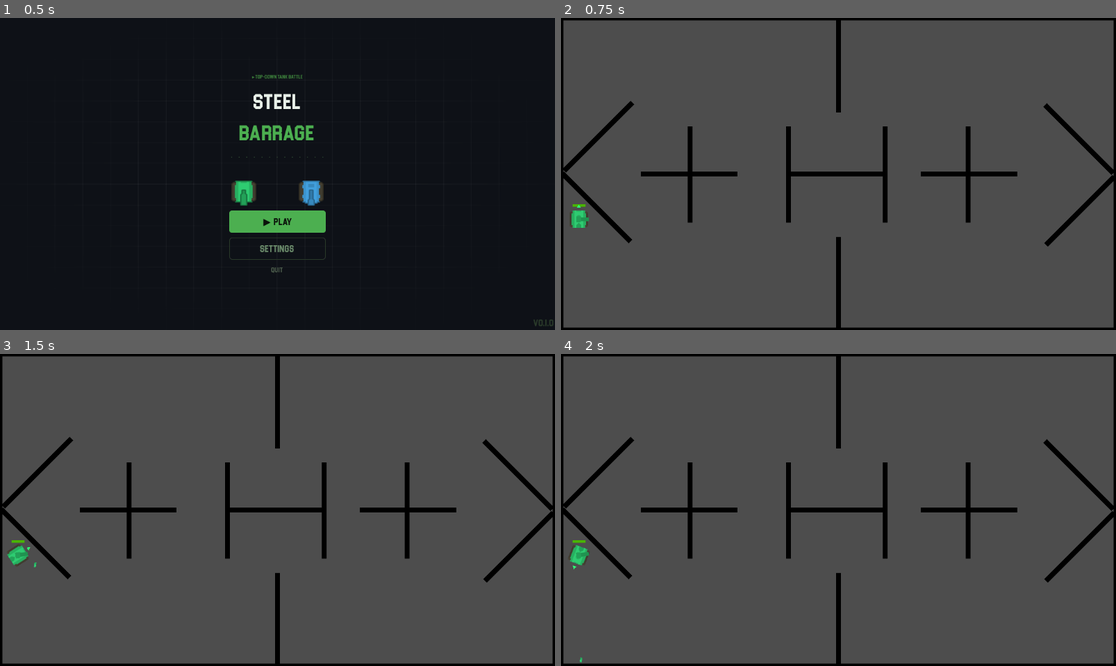
Above: before the commit, frames 1-4 (two rows, left to right).
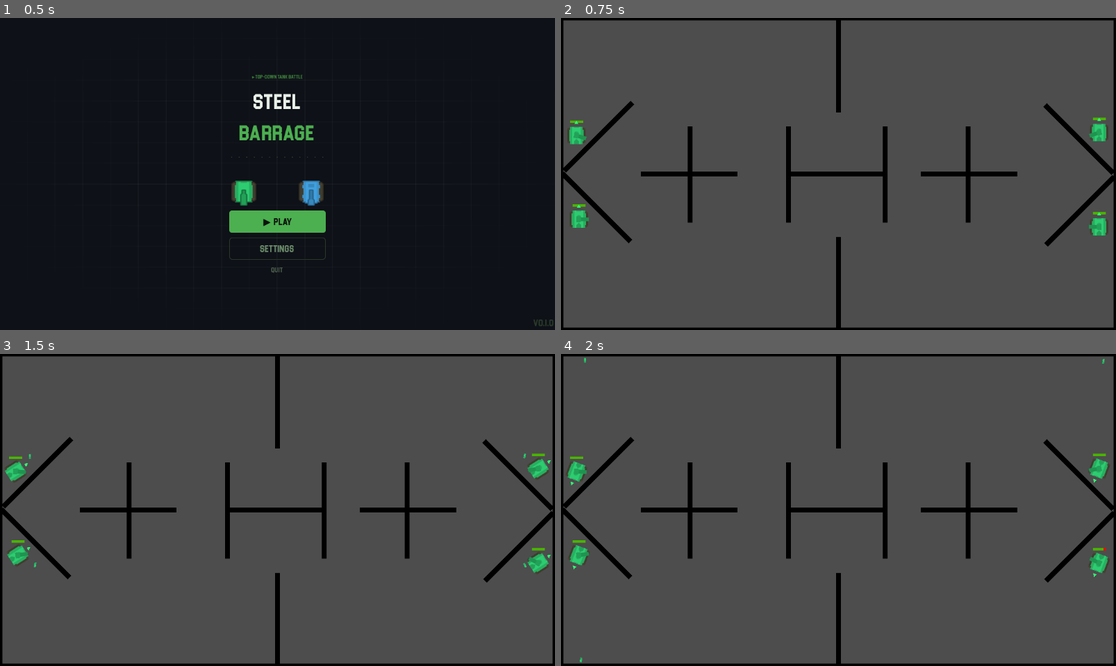
Above: after the commit, the same moments.

Repository: Koala118th/Tank-AWS
Game: Godot game, scene res://Interfaces/Main Menu/main_menu.tscn
The game is run twice, just before and just after one commit, with the same random seed, the same clock (stepped at 60 frames per second) and the same inputs.
Inputs (mouse positions are in pixels of both pictures, inside the frame that each line leads up to):
- Up to frame 1 (0.5 s): no input
- Up to frame 2 (0.75 s): click "▶ PLAY" at 0.5 s
- Up to frame 3 (1.5 s): tap Enter at 1.25 s; move the mouse to (399, 494) at 1.27 s; hold D (turn_right) from 1.28 s (still down); click (399, 494) at 1.35 s
- Up to frame 4 (2 s): keep holding D (turn_right)

Frame 1 is identical in both runs. In frame 2, 0.6% of the frame differs, in the area x 1-99%, y 31-70%; in frame 3, 0.6%, in the area x 0-100%, y 31-71%; in frame 4, 0.6%.

Commit message:
Added game over screen and logic.
Added game over screen and a logic to restart the match after a few seconds or quit to menu. Added placeholder text to show the scoreboard (will be replaced by multiplayer logic later).

Diff:
--- /dev/null
+++ b/Interfaces/Game Over/game_over_menu.gd
@@ -0,0 +1,79 @@
+extends CanvasLayer
+
+@export var tank_spawner: Node2D
+
+# placeholder data — replace with real multiplayer data later
+var placeholder_scores = [
+	{"name": "VK_Tiger88", "wins": 5, "kills": 12, "is_you": true},
+	{"name": "SteelWolf",  "wins": 3, "kills": 9,  "is_you": false},
+	{"name": "T34_Ghost",  "wins": 2, "kills": 7,  "is_you": false},
+	{"name": "IronBarrel", "wins": 1, "kills": 4,  "is_you": false},
+]
+
+var countdown_time := 8
+var countdown_timer: Timer
+var score_row_scene = preload("res://Interfaces/Game Over/score_row.tscn")
+
+@onready var winner_badge   = $Control/VBoxContainer/WinnerBadge
+@onready var score_container = $Control/VBoxContainer/ScoreContainer
+@onready var status_label   = $Control/VBoxContainer/NextStatus/StatusLabel
+@onready var countdown_label = $Control/VBoxContainer/NextStatus/CountdownLabel
+@onready var match_counter  = $Control/MatchCounter
+@onready var quit_button    = $Control/VBoxContainer/QuitButton
+
+func _ready():
+	hide()
+	quit_button.pressed.connect(_on_quit_pressed)
+	_setup_countdown_timer()
+
+func show_screen(scores: Array, match_number: int):
+	scores.sort_custom(func(a, b): return a["wins"] > b["wins"])
+	winner_badge.text = "🏆  " + scores[0]["name"] + " wins the round"
+	match_counter.text = "Match #" + str(match_number)
+	_populate_scores(scores)
+	show()
+	_start_countdown()
+
+func _populate_scores(scores: Array):
+	for child in score_container.get_children():
+		child.queue_free()
+
+	for i in scores.size():
+		var row = score_row_scene.instantiate()
+		score_container.add_child(row)
+		row.setup(i + 1, scores[i]["name"], scores[i]["wins"], scores[i]["kills"], scores[i]["is_you"])
+
+func _setup_countdown_timer():
+	countdown_timer = Timer.new()
+	countdown_timer.wait_time = 1.0
+	countdown_timer.timeout.connect(_on_countdown_tick)
+	add_child(countdown_timer)
+
+func _start_countdown():
+	countdown_time = 8
+	countdown_label.text = "08"
+	status_label.text = "Generating next map"
+	countdown_timer.start()
+
+func _on_countdown_tick():
+	countdown_time -= 1
+	countdown_label.text = str(countdown_time).pad_zeros(2)
+
+	if countdown_time <= 3:
+		status_label.text = "Starting match..."
+
+	if countdown_time <= 0:
+		countdown_timer.stop()
+		_load_next_match()
+
+func _load_next_match():
+	hide()
+	if tank_spawner != null:
+		tank_spawner.start_next_match()
+	else:
+		get_tree().reload_current_scene()
+
+func _on_quit_pressed():
+	countdown_timer.stop()
+	# TODO: replace with NetworkManager.go_to_menu() when multiplayer is ready
+	get_tree().change_scene_to_file("res://Interfaces/Main Menu/main_menu.tscn")
--- /dev/null
+++ b/Interfaces/Game Over/game_over_menu.tscn
@@ -0,0 +1,146 @@
+[gd_scene format=3 uid="uid://dp6oajpitk3l8"]
+
+[ext_resource type="Script" uid="uid://dsdg70t3gpou8" path="res://Interfaces/Game Over/game_over_menu.gd" id="1_abqp5"]
+[ext_resource type="PackedScene" uid="uid://cq645uq4m1l1t" path="res://Interfaces/Game Over/score_row.tscn" id="1_vu3iv"]
+[ext_resource type="Script" uid="uid://o813xeayc0hu" path="res://Interfaces/Game Over/status_dot.gd" id="2_w35h0"]
+
+[sub_resource type="StyleBoxFlat" id="StyleBoxFlat_18kyr"]
+content_margin_left = 16.0
+content_margin_top = 6.0
+content_margin_right = 16.0
+content_margin_bottom = 6.0
+bg_color = Color(0.05490196, 0.06666667, 0.09019608, 0.19607843)
+border_width_left = 1
+border_width_top = 1
+border_width_right = 1
+border_width_bottom = 1
+border_color = Color(0.16470589, 0.22745098, 0.16470589, 1)
+corner_radius_top_left = 3
+corner_radius_top_right = 3
+corner_radius_bottom_right = 3
+corner_radius_bottom_left = 3
+
+[node name="GameOverMenu" type="CanvasLayer" unique_id=1132579724]
+script = ExtResource("1_abqp5")
+
+[node name="Control" type="Control" parent="." unique_id=695321950]
+layout_mode = 3
+anchors_preset = 15
+anchor_right = 1.0
+anchor_bottom = 1.0
+grow_horizontal = 2
+grow_vertical = 2
+mouse_filter = 2
+
+[node name="Background" type="ColorRect" parent="Control" unique_id=1718044187]
+layout_mode = 1
+anchors_preset = 15
+anchor_right = 1.0
+anchor_bottom = 1.0
+grow_horizontal = 2
+grow_vertical = 2
+mouse_filter = 2
+color = Color(0.05490196, 0.06666667, 0.09019608, 1)
+
+[node name="VBoxContainer" type="VBoxContainer" parent="Control" unique_id=1270576794]
+custom_minimum_size = Vector2(460, 0)
+layout_mode = 1
+anchors_preset = 8
+anchor_left = 0.5
+anchor_top = 0.5
+anchor_right = 0.5
+anchor_bottom = 0.5
+offset_left = -5.0
+offset_top = -48.5
+offset_right = 5.0
+offset_bottom = 48.5
+grow_horizontal = 2
+grow_vertical = 2
+theme_override_constants/separation = 16
+alignment = 1
+
+[node name="MatchLabel" type="Label" parent="Control/VBoxContainer" unique_id=1258461375]
+layout_mode = 2
+theme_override_colors/font_color = Color(0.22745098, 0.3529412, 0.22745098, 1)
+theme_override_font_sizes/font_size = 11
+text = "// ROUND COMPLETE"
+horizontal_alignment = 1
+
+[node name="RoundOverLabel" type="RichTextLabel" parent="Control/VBoxContainer" unique_id=397645580]
+layout_mode = 2
+theme_override_colors/default_color = Color(0.9098039, 0.9411765, 0.9098039, 1)
+theme_override_font_sizes/normal_font_size = 38
+bbcode_enabled = true
+text = "Round [color=#4caf50]Over[/color]"
+fit_content = true
+scroll_active = false
+horizontal_alignment = 1
+
+[node name="WinnerBadge" type="Label" parent="Control/VBoxContainer" unique_id=1594741312]
+layout_mode = 2
+theme_override_colors/font_color = Color(0.29803923, 0.6862745, 0.3137255, 1)
+theme_override_font_sizes/font_size = 12
+theme_override_styles/normal = SubResource("StyleBoxFlat_18kyr")
+text = "🏆  Player wins the round"
+horizontal_alignment = 1
+
+[node name="ScoreContainer" type="VBoxContainer" parent="Control/VBoxContainer" unique_id=369814914]
+layout_mode = 2
+theme_override_constants/separation = 6
+
+[node name="ScoreRow" parent="Control/VBoxContainer/ScoreContainer" unique_id=605151524 instance=ExtResource("1_vu3iv")]
+custom_minimum_size = Vector2(0, 40)
+layout_mode = 2
+theme_override_constants/separation = 8
+
+[node name="NextStatus" type="HBoxContainer" parent="Control/VBoxContainer" unique_id=1194519479]
+custom_minimum_size = Vector2(0, 40)
+layout_mode = 2
+theme_override_constants/separation = 10
+alignment = 1
+
+[node name="StatusDot" type="ColorRect" parent="Control/VBoxContainer/NextStatus" unique_id=1304242303]
+custom_minimum_size = Vector2(6, 6)
+layout_mode = 2
+color = Color(0.29803923, 0.6862745, 0.3137255, 1)
+script = ExtResource("2_w35h0")
+
+[node name="StatusLabel" type="Label" parent="Control/VBoxContainer/NextStatus" unique_id=2131561552]
+layout_mode = 2
+theme_override_colors/font_color = Color(0.29803923, 0.6862745, 0.3137255, 1)
+theme_override_font_sizes/font_size = 12
+text = "Generating next map"
+
+[node name="CountdownLabel" type="Label" parent="Control/VBoxContainer/NextStatus" unique_id=534592028]
+layout_mode = 2
+theme_override_colors/font_color = Color(0.22745098, 0.47843137, 0.22745098, 1)
+theme_override_font_sizes/font_size = 12
+text = "08"
+
+[node name="QuitButton" type="Button" parent="Control/VBoxContainer" unique_id=1020968764]
+custom_minimum_size = Vector2(0, 32)
+layout_mode = 2
+theme_override_colors/font_color = Color(0.2901961, 0.3529412, 0.2901961, 1)
+theme_override_colors/font_hover_color = Color(0.7882353, 0.47843137, 0.47843137, 1)
+theme_override_font_sizes/font_size = 12
+text = "QUIT TO MENU"
+flat = true
+
+[node name="MatchCounter" type="Label" parent="Control" unique_id=24397974]
+layout_mode = 1
+anchors_preset = 3
+anchor_left = 1.0
+anchor_top = 1.0
+anchor_right = 1.0
+anchor_bottom = 1.0
+offset_left = -89.0
+offset_top = -39.0
+offset_right = -16.0
+offset_bottom = -16.0
+grow_horizontal = 0
+grow_vertical = 0
+theme_override_colors/font_color = Color(0.16470589, 0.22745098, 0.16470589, 1)
+theme_override_font_sizes/font_size = 10
+text = "Match #1"
+horizontal_alignment = 2
+vertical_alignment = 2
--- /dev/null
+++ b/Interfaces/Game Over/score_row.gd
@@ -0,0 +1,19 @@
+extends HBoxContainer
+
+@onready var rank_label  = $RankLabel
+@onready var name_label  = $NameLabel
+@onready var wins_label  = $WinsLabel
+@onready var kills_label = $KillsLabel
+
+func setup(rank: int, player_name: String, wins: int, kills: int, is_you: bool):
+	rank_label.text  = "#" + str(rank)
+	wins_label.text  = str(wins)
+	kills_label.text = str(kills)
+
+	if is_you:
+		name_label.text = player_name + "  [YOU]"
+		name_label.add_theme_color_override("font_color", Color("#e8f0e8"))
+		rank_label.add_theme_color_override("font_color", Color("#4caf50"))
+		wins_label.add_theme_color_override("font_color", Color("#4caf50"))
+	else:
+		name_label.text = player_name
--- /dev/null
+++ b/Interfaces/Game Over/score_row.tscn
@@ -0,0 +1,33 @@
+[gd_scene format=3 uid="uid://cq645uq4m1l1t"]
+
+[ext_resource type="Script" uid="uid://lqoxyeuhpci" path="res://Interfaces/Game Over/score_row.gd" id="1_dag7n"]
+
+[node name="ScoreRow" type="HBoxContainer" unique_id=605151524]
+script = ExtResource("1_dag7n")
+
+[node name="RankLabel" type="Label" parent="." unique_id=1947400345]
+custom_minimum_size = Vector2(32, 0)
+layout_mode = 2
+theme_override_colors/font_color = Color(0.22745098, 0.3529412, 0.22745098, 1)
+theme_override_font_sizes/font_size = 13
+horizontal_alignment = 1
+
+[node name="NameLabel" type="Label" parent="." unique_id=1729117682]
+layout_mode = 2
+size_flags_horizontal = 3
+theme_override_colors/font_color = Color(0.627451, 0.7529412, 0.627451, 1)
+theme_override_font_sizes/font_size = 14
+
+[node name="WinsLabel" type="Label" parent="." unique_id=925012196]
+custom_minimum_size = Vector2(60, 0)
+layout_mode = 2
+theme_override_colors/font_color = Color(0.9098039, 0.9411765, 0.9098039, 1)
+theme_override_font_sizes/font_size = 15
+horizontal_alignment = 1
+
+[node name="KillsLabel" type="Label" parent="." unique_id=55584959]
+custom_minimum_size = Vector2(60, 0)
+layout_mode = 2
+theme_override_colors/font_color = Color(0.3529412, 0.47843137, 0.3529412, 1)
+theme_override_font_sizes/font_size = 13
+horizontal_alignment = 1
--- /dev/null
+++ b/Interfaces/Game Over/status_dot.gd
@@ -0,0 +1,3 @@
+extends ColorRect
+func _process(delta):
+	modulate.a = (sin(Time.get_ticks_msec() * 0.005) + 1) / 2
--- a/Levels/Maze 1/maze_1.tscn
+++ b/Levels/Maze 1/maze_1.tscn
@@ -3,11 +3,13 @@
 [ext_resource type="PackedScene" uid="uid://be8spxxqvxqt" path="res://Levels/maze.tscn" id="1_dnqw7"]
 [ext_resource type="PackedScene" uid="uid://b3as12v5nfntk" path="res://Objects/Wall/wall.tscn" id="2_4kn3y"]
 [ext_resource type="PackedScene" uid="uid://b70uwo6ja00qt" path="res://Entities/Tank/tank.tscn" id="3_8wn8b"]
+[ext_resource type="PackedScene" uid="uid://dp6oajpitk3l8" path="res://Interfaces/Game Over/game_over_menu.tscn" id="4_qssuq"]
 
 [node name="Maze" unique_id=1984496082 instance=ExtResource("1_dnqw7")]
 
-[node name="TankSpawner" parent="." index="0" unique_id=592079577]
+[node name="TankSpawner" parent="." index="0" unique_id=592079577 node_paths=PackedStringArray("game_over_screen")]
 tank_scene = ExtResource("3_8wn8b")
+game_over_screen = NodePath("../GameOverMenu")
 
 [node name="Wall5" parent="Map" parent_id_path=PackedInt32Array(1521102474) index="4" unique_id=2005327969 instance=ExtResource("2_4kn3y")]
 position = Vector2(-99, 0)
@@ -73,3 +75,6 @@
 
 [node name="Marker2D4" type="Marker2D" parent="TankSpawnLocations" parent_id_path=PackedInt32Array(123431645) index="3" unique_id=1976692284]
 position = Vector2(541, 110)
+
+[node name="GameOverMenu" parent="." index="3" unique_id=1132579724 node_paths=PackedStringArray("tank_spawner") instance=ExtResource("4_qssuq")]
+tank_spawner = NodePath("../TankSpawner")
--- a/Levels/tank_spawner.gd
+++ b/Levels/tank_spawner.gd
@@ -2,16 +2,72 @@
 
 var _tank_spawn_index: int = 0
 @export var tank_scene: PackedScene
+@export var game_over_screen: CanvasLayer
+
 @onready var _tank_spawn_locations: Node2D = $"../TankSpawnLocations"
 
+var match_number: int = 1
 
 func _ready():
 	spawn_tank()
-
+	spawn_tank()
+	spawn_tank()
+	spawn_tank()
 
 func spawn_tank():
 	var tank: Tank = tank_scene.instantiate()
 	var spawn_marker: Marker2D = _tank_spawn_locations.get_child(_tank_spawn_index)
 	tank.position = spawn_marker.position
 	_tank_spawn_index = (_tank_spawn_index + 1) % _tank_spawn_locations.get_child_count()
+
+	tank.tree_exited.connect(_on_tank_died)
+
 	add_child(tank)
+
+func get_tanks_alive() -> int:
+	var count = 0
+	for child in get_children():
+		if child is Tank:
+			count += 1
+	return count
+
+func _on_tank_died():
+	if not is_inside_tree():
+		return
+
+	await get_tree().process_frame
+
+	if not is_inside_tree():
+		return
+
+	var tanks_alive = get_tanks_alive()
+	print("Tanks remaining: ", tanks_alive)
+
+	if tanks_alive == 1:
+		_on_round_over()
+
+func _on_round_over():
+	for child in get_children():
+		if child is Tank:
+			print("Winner: ", child.name)
+			break
+
+	if game_over_screen != null:
+		game_over_screen.show_screen(game_over_screen.placeholder_scores, match_number)
+	else:
+		print("ERROR: game_over_screen not assigned in Inspector!")
+
+func start_next_match():
+	match_number += 1
+	_tank_spawn_index = 0
+
+	for child in get_children():
+		if child is Tank:
+			child.queue_free()
+
+	await get_tree().process_frame
+
+	spawn_tank()
+	spawn_tank()
+	spawn_tank()
+	spawn_tank()
Not shown, added: Interfaces/Game Over/game_over_menu.gd.uid
Not shown, added: Interfaces/Game Over/score_row.gd.uid
Not shown, added: Interfaces/Game Over/status_dot.gd.uid
